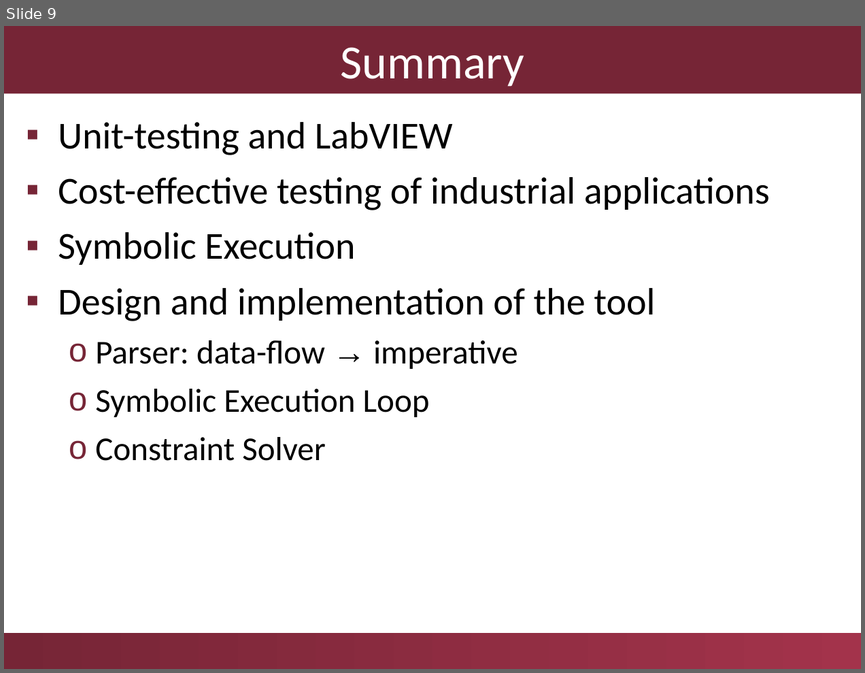
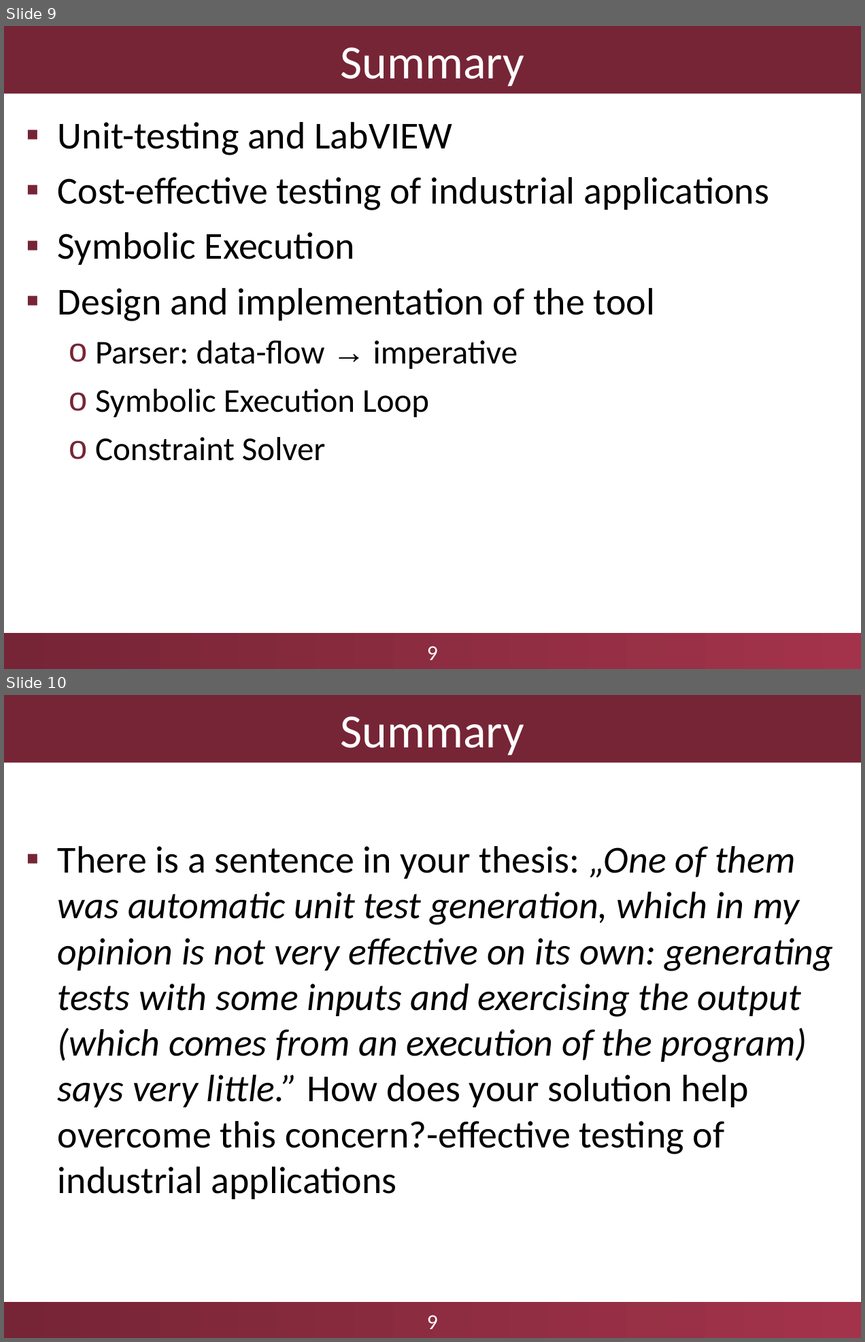
Before and after one commit to aronszabo/thesis-labview-testing, a slide deck: ftsrg-presentation.ppt. Shown one above the other, each under a label of ours: slide 9 before the commit, slides 9 and 10 after it. The pictures are 865x673 and 865x1342 pixels, drawn with LibreOffice and Linux fonts; fonts in the diff are those of the drawing; background and template pictures are left out. Boxes give left, top, right and bottom in pixels: in the first picture for what was removed or moved away, otherwise in the second. Text is boxed around its words. In the diff, an @@ line names an element or a change of style, - is before the commit and + after.

```diff
--- a/ftsrg-presentation.ppt
+++ b/ftsrg-presentation.ppt
@@ slide 10 added at [4, 695, 861, 1338], background #FFFFFF; not listed: 1 template element that a slide beside it also shows @@
@@ title added at [4, 695, 861, 763], fill #762536, 40 pt, text #FFFFFF @@
+Summary
@@ text added at [58, 846, 833, 1199], 32 pt, text #000000, italic @@
+▪ There is a sentence in your thesis: „One of them was automatic unit test generation, which in my opinion is not very effective on its own: generating tests with some inputs and exercising the output (which comes from an execution of the program) says very little.” How does your solution help overcome this concern?-effective testing of industrial applications
@@ text added at [427, 1314, 438, 1329], 18 pt, text #FFFFFF @@
+9
@@ slide 9 changed as well @@
@@ text "Unit-testing and LabVIEW" at [58, 122, 769, 461]: indent changed @@
@@ text added at [427, 645, 438, 660], 18 pt, text #FFFFFF @@
+9
```
Also in this commit, not shown: 8 other slides changed, 2 other slides added.
